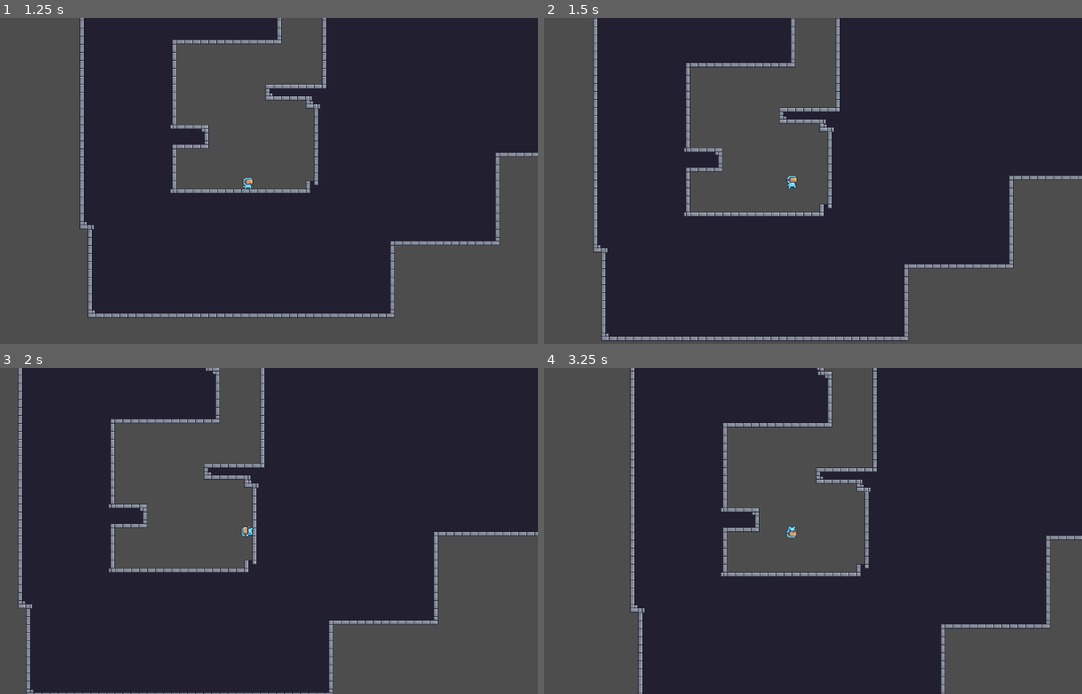
Above: before the commit, frames 1-4 (two rows, left to right).
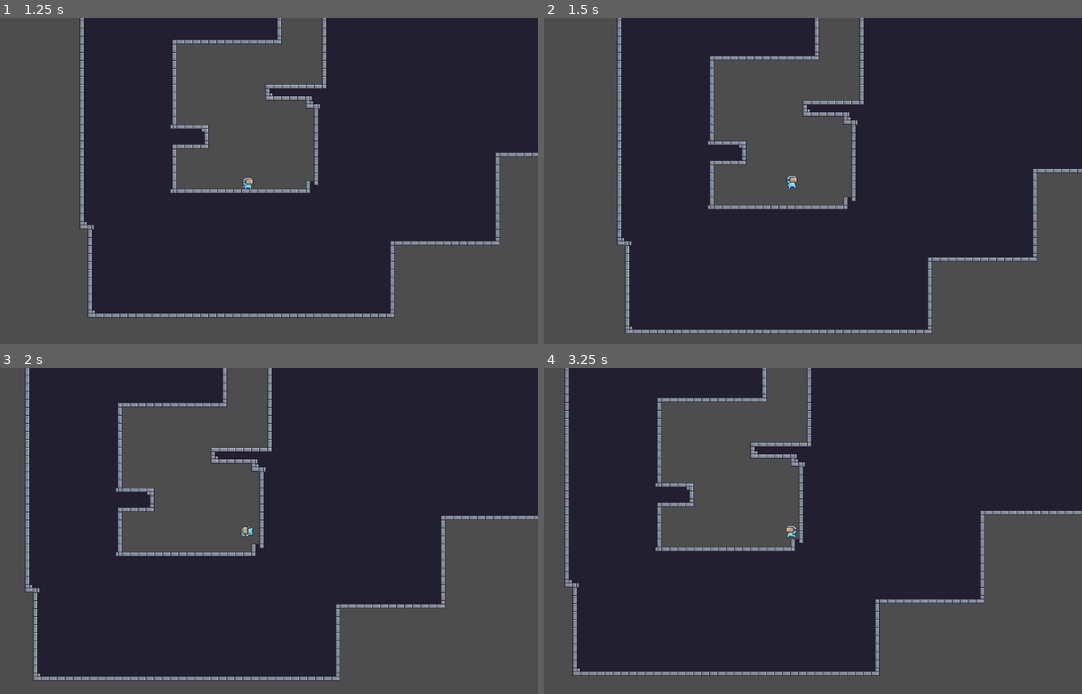
Above: after the commit, the same moments.

Repository: Snappydoodle/Shotgun-Platformer
Game: Godot game, scene res://scripts/levelSelect.tscn
Same seed, same stepped clock (60 frames per second), same inputs: the game is played once before the commit and once after it.
Inputs (mouse positions are in pixels of both pictures, inside the frame that each line leads up to):
- Up to frame 1 (1.25 s): click "test-level" at 0.5 s
- Up to frame 2 (1.5 s): move the mouse to (920, 164) at 1.27 s; hold D (right) from 1.28 s (still down); tap Space (jump) at 1.35 s
- Up to frame 3 (2 s): keep holding D (right); tap Space (jump) at 1.52, 1.82 s
- Up to frame 4 (3.25 s): move the mouse to (673, 547) at 2.02 s; click (673, 547) at 2.1 s; tap Space (jump) at 2.27, 2.3, 2.57, 2.85 s; move the mouse to (850, 459) at 2.77 s; release D (right) at 2.78 s; hold A (left) from 2.78 s (still down)

Frame 1 is identical in both runs. In frame 2, 17% of the frame differs, in the area x 9-100%, y 0-100%; in frame 3, 14%; in frame 4, 42%, in the area x 3-100%, y 0-100%.

Commit message:
Hello WOrld

Diff:
--- a/scripts/CharacterBody2D.gd
+++ b/scripts/CharacterBody2D.gd
@@ -1,22 +1,24 @@
 extends CharacterBody2D
 
 
-@export var speed : float = 300.0
-@export var jump_velocity : float = -400.0
-@export var double_jump_velocity : float = -300.0
+@export var speed : float = 200.0
+@export var jump_velocity : float = -300.0
+@export var double_jump_velocity : float = -200.0
 @export var max_double_jumps: int = 1
-@export var launchMultiplier : float = 1000
+@export var launchMultiplier : float = 700
 @export var airResistance : float = 1.015
 @export var groundResistance : float = 1.2
-@export var extraAirResistance : float = 1.02
 @export var wallBounciness : float = .065
 #@export var extraAirResistanceThreshold : float = 750
 
  #Your motherings ssss read
 
 var double_jumps : int = 0
-var velocityMovement = Vector2(0,0)
 var velocityLaunch = Vector2(0,0)
+var beforedir : int = 0
+var acc = 10
+var walkvelocity :  Vector2 = Vector2.ZERO
+var acceleration : Vector2 = Vector2.ZERO
 var mousePosition = Vector2(0,0)
 var mousePlayerAngle : float = 0 #the angle between the mouse and the player
 
@@ -50,7 +52,7 @@
 
 		elif double_jumps > 0:
 			is_double_jumping = true
-			velocityMovement.y = double_jump_velocity
+			velocity.y = double_jump_velocity
 			double_jumps -= 1
 
 	if Input.is_action_just_pressed("mouseLeftClick"):
@@ -59,18 +61,29 @@
 	# Get the input direction and handle the movement/deceleration.
 	# As good practice, you should replace UI actions with custom gameplay actions.
 	direction = Input.get_vector("left", "right", "up", "down")
-	if direction: #checks if input has been pressed
-		velocityMovement.x = direction.x * speed
+
+	if direction.x: #checks if input has been pressed
+		beforedir = direction.x
+		if direction.x == 1:
+			walkvelocity.x = min(walkvelocity.x + acc, speed)
+		else:
+			walkvelocity.x = max(walkvelocity.x - acc, -speed)
 	else:
-		velocityMovement.x = move_toward(velocityMovement.x, 0, speed)
+		if beforedir == 1:
+			walkvelocity.x = max(walkvelocity.x - acc*5, 0)
+		else:
+			walkvelocity.x = min(walkvelocity.x + acc*5, 0)
 
+
+		#velocity.x = move_toward(velocity.x, 0, speed)
+		pass
 	addAirResistance(delta)
 	addWallBounce(delta)
 
 
 	#velocity.x = velocityLaunch.x
-	velocity.x = velocityMovement.x + velocityLaunch.x
-	#velocity.y = velocityMovement.y + velocityLaunch.y
+	velocity.x = walkvelocity.x + velocityLaunch.x
+	#velocity.y = velocity.y + velocityLaunch.y
 
 	update_animation()
 	update_facing_direction()
@@ -104,7 +117,6 @@
 
 func launchPlayer(delta):
 	velocityLaunch.x = launchMultiplier * cos(mousePlayerAngle)
-	print(velocityLaunch.x + velocity.y)
 	velocity.y = launchMultiplier * sin(mousePlayerAngle) * .75
 
 func addAirResistance(delta):
